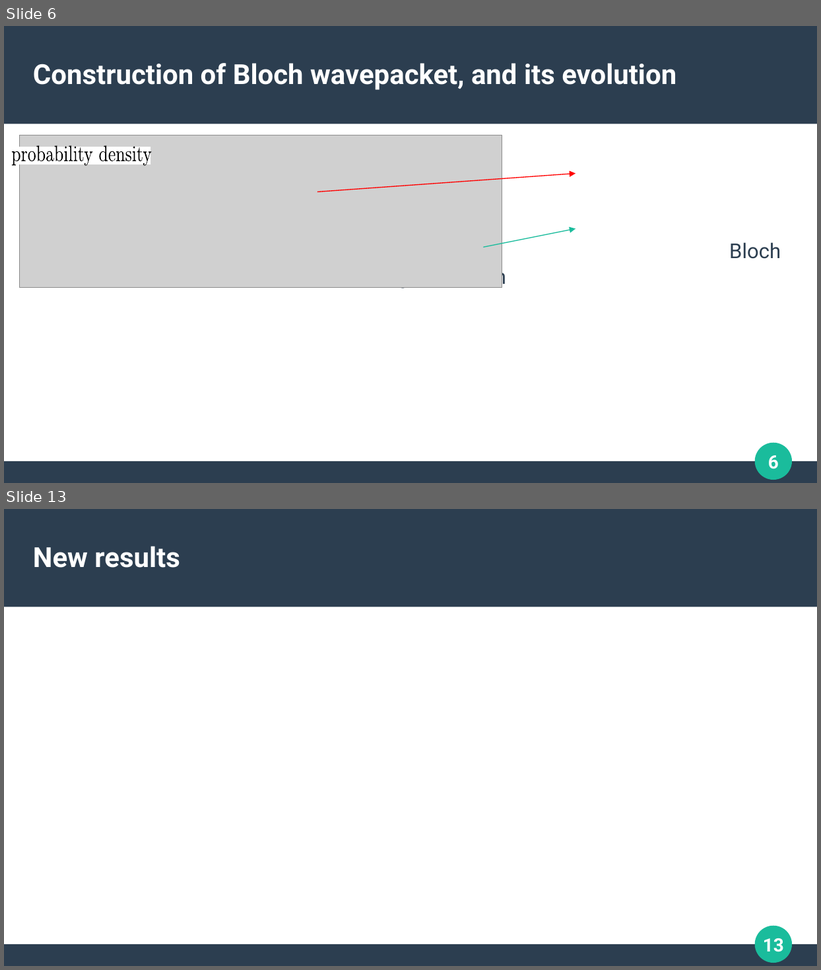
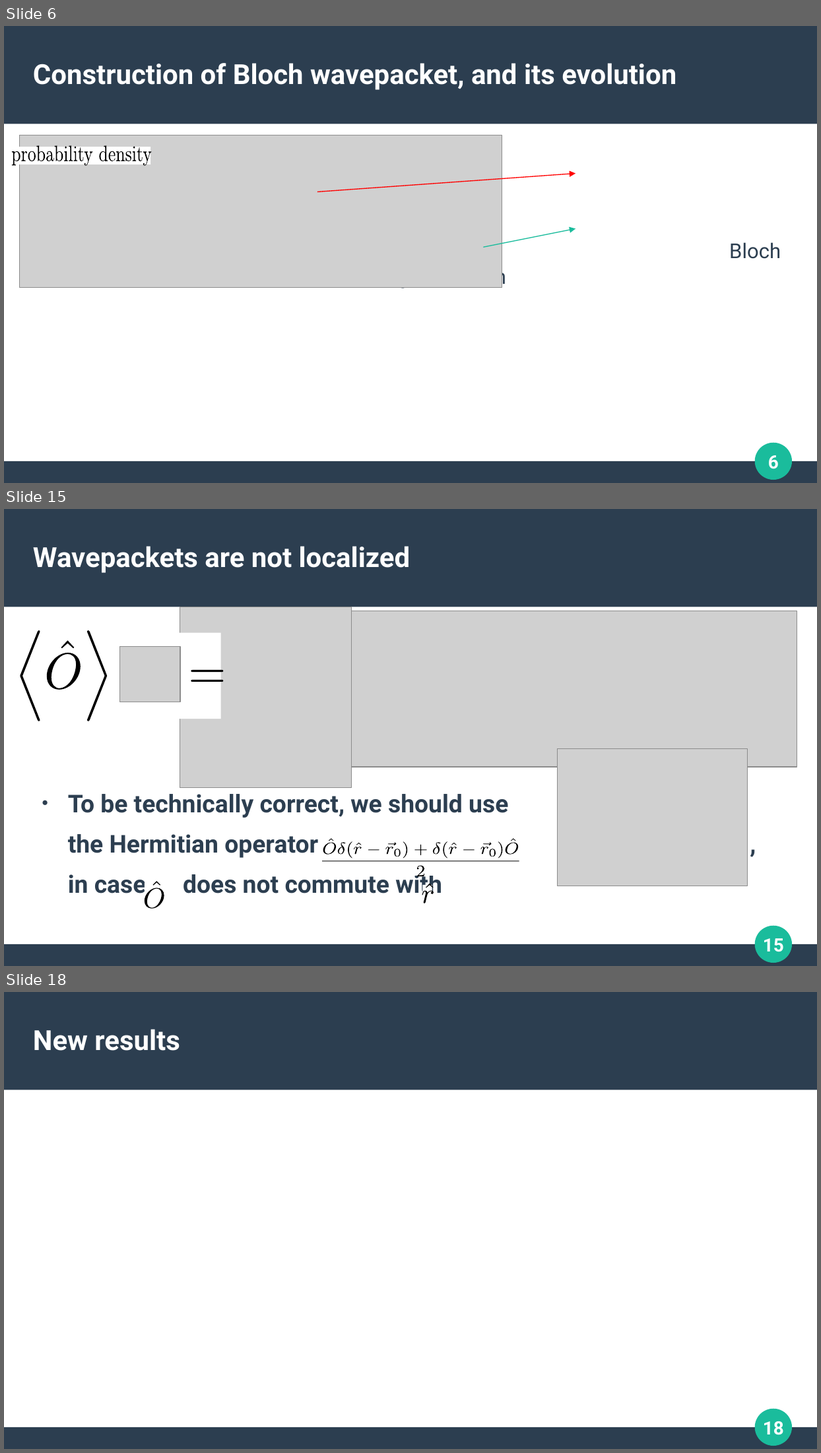
Before and after one commit to apandada1/bachelors-thesis, a slide deck: presentation/berry-transport.odp. Shown one above the other, each under a label of ours: slides 6 and 13 before the commit, slides 6, 15 and 18 after it; the slides between them are not shown. The pictures are 821x970 and 821x1453 pixels, drawn with LibreOffice and Linux fonts; fonts in the diff are those of the drawing; grey boxes stand for pictures. Boxes give left, top, right and bottom in pixels: in the first picture for what was removed or moved away, otherwise in the second. Text is boxed around its words. In the diff, an @@ line names an element or a change of style, - is before the commit and + after.

```diff
--- a/presentation/berry-transport.odp
+++ b/presentation/berry-transport.odp
@@ slide 15 added at <box>4,509,817,966</box>, background #FFFFFF; not listed: 4 template elements that a slide beside it also shows @@
@@ title added at <box>33,546,411,573</box>, 27 pt, text #FFFFFF, bold @@
+Wavepackets are not localized
@@ picture added at <box>180,607,352,788</box> @@
@@ picture added at <box>335,611,797,767</box> @@
@@ picture added at <box>120,647,180,702</box> @@
@@ group added at <box>17,630,224,722</box>: 8 freeform shapes @@
@@ picture added at <box>557,749,748,886</box> @@
@@ text added at <box>68,794,508,899</box>, 24 pt, text #2C3E50, bold @@
+● To be technically correct, we should use
+the Hermitian operator ,
+in case does not commute with
@@ freeform shape added at <box>145,883,163,908</box>, fill #FFFFFF @@
@@ freeform shape added at <box>153,882,160,886</box>, fill #000000 @@
@@ group added at <box>322,839,519,877</box>: 26 freeform shapes @@
@@ freeform shape added at <box>426,884,434,889</box>, fill #000000 @@
@@ freeform shape added at <box>144,889,164,909</box>, fill #000000 @@
@@ freeform shape added at <box>422,891,434,904</box>, fill #000000 @@
@@ freeform shape added at <box>423,885,433,902</box>, fill #FFFFFF @@
@@ what was slide 13 is now slide 18 @@
@@ page number at <box>763,1422,784,1436</box>: text changed @@
-13
+18
```
Also in this commit, not shown: 6 slides changed, 4 other slides added.
